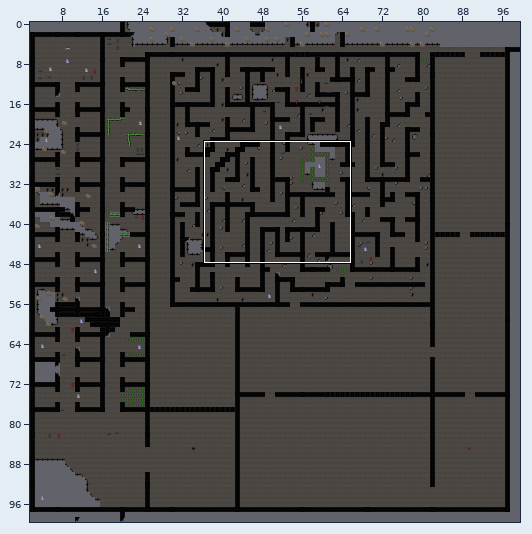
Two versions of a level (Tiled map (JSON), public/maps/s_karteship.tmj). Above: a wide view before the commit, with the close-up outlined.
Close-up. Earlier state:
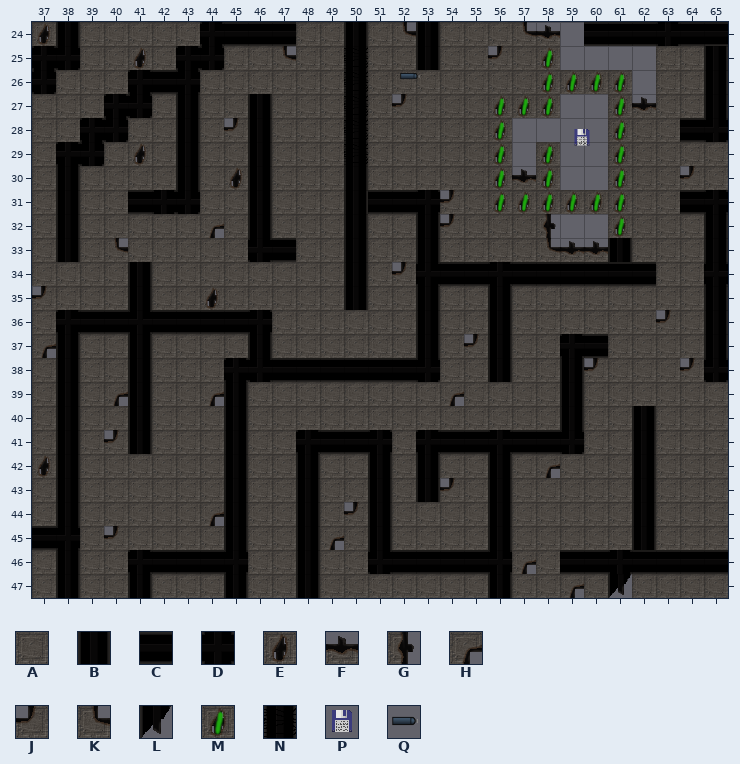
Cells are 32x32 px. Shown: x 37..65, y 24..47. The commit also changed other parts of the map, which this record leaves out.
Key: from "ship": A 0, B 1, C 2, D 3, E 4, F 7, G 8, H 9, J 11, K 12, L 14, M 17, N 18, P 56, Q 61.
_ is an empty cell.
Objects are placed by their top-left corner, in cells (3,4 is the top-left corner of cell 3,4); size is 1x1 cell unless given.
Layer "Tile Layer 1" before, first column x 37:
24 EBAAAAADCCCAABAKBAAAKF_CCCDCC
25 DDAAEADDAAKAANAABAAJAM____AAB
26 DAAADCDAAAAAANAAAAAAAMMMM_AAB
27 AAADDABAABAAANAJAAAMMM__MFAAB
28 AADDAABAJBAAANAAAAAM____MAACD
29 ADDAEABAABAAANAAAAAM_M__MAAAA
30 ABAAAABAEBAAABAAAAAMFM__MAAJA
31 ABAACDDAABAAABCCDJAMMMMMMAACD
32 ABAAAAAHABAAABAABJAAAG__MAAAB
33 ABAKAAAAADCAABAABAAAAKFFBAAAB
34 AAAABAAAAAAAABAJDCCDCCCCCCAAD
35 JAAABAAEAAAAABAABAABAAAAAAAAB
36 ADCCDCCCCDAAAAAABAABAAAAAAJAB
37 HBAABAAAABAAAAAABAJBAADCAAAAB
38 ABAABAAADDCCCCCCDAABAABJAAAJD
39 ABAHBAAHBAAAAAAAAHAAAABAAAAAA
40 ABAABAAABAAAAAAAAAAAAABAABAAA
41 ABAJBAAABAADCCDADCCDCCDAABAAA
42 EBAAAAAABAABAABABAABAHAAABAAA
43 ABAAAAAABAABAABABJABAAAAABAAA
44 ABAAAAAHBAABAJBAAAABAAAAABAAA
45 CDAJAAAABAABHABAAAABAAAAABAAA
46 ABAADCCCDAABAADCCCCDHACCDCCCC
47 ABAABAAABAABAAAAAAABAAHALAAAA
Objects on layer "Object Layer 1" before:
Q at 52.2,25.8
P at 59.4,28.3
The result:
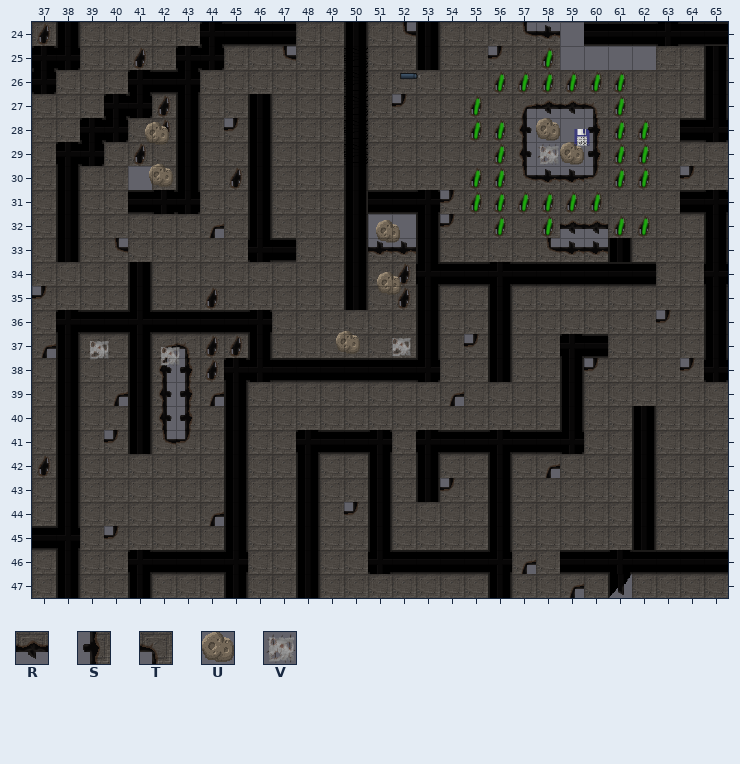
Further tiles: from "ship": R 5, S 6, T 10, U 59, V 60.
Diff:
Changed rows in their new state; . is an unchanged cell.
Layer "Tile Layer 1":
first column x 41:
26 ...............MM....A
27 .E............MAHRRT.A
28 .E............M.GU.S.M
29 ................GVUS.M
30 _.............M.KFFJ.M
31 ..............M.....A.
32 ..........__...M.MRR.M
33 ..........FF..........
34 ...........E..........
35 ...........E..........
37 .HTEE.................
38 .GSE..................
39 .GS...................
40 .GS...................
41 .KJ...................
first column x 49:
45 A
Layer "Object Layer 1":
added: U at 41.7,28.2
added: U at 41.9,29.9
added: U at 51.3,32.2
added: U at 51.4,34.4
added: U at 49.7,36.9
added: V at 51.8,37
added: V at 39.2,37.1
added: V at 42.2,37.4
